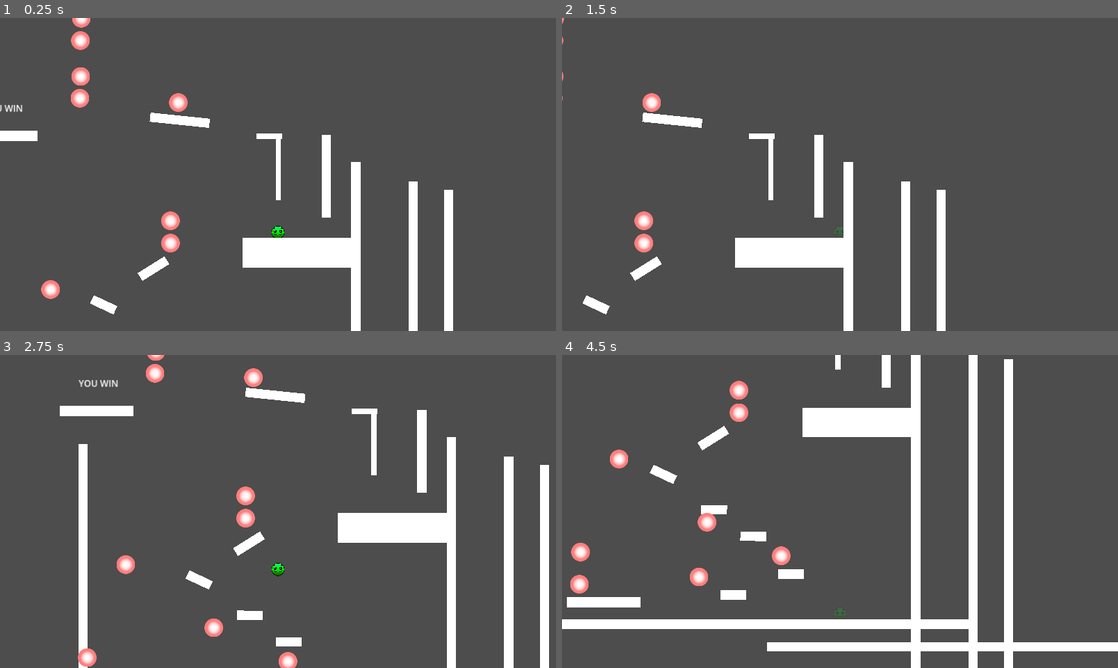
Above: before the commit, frames 1-4 (two rows, left to right).
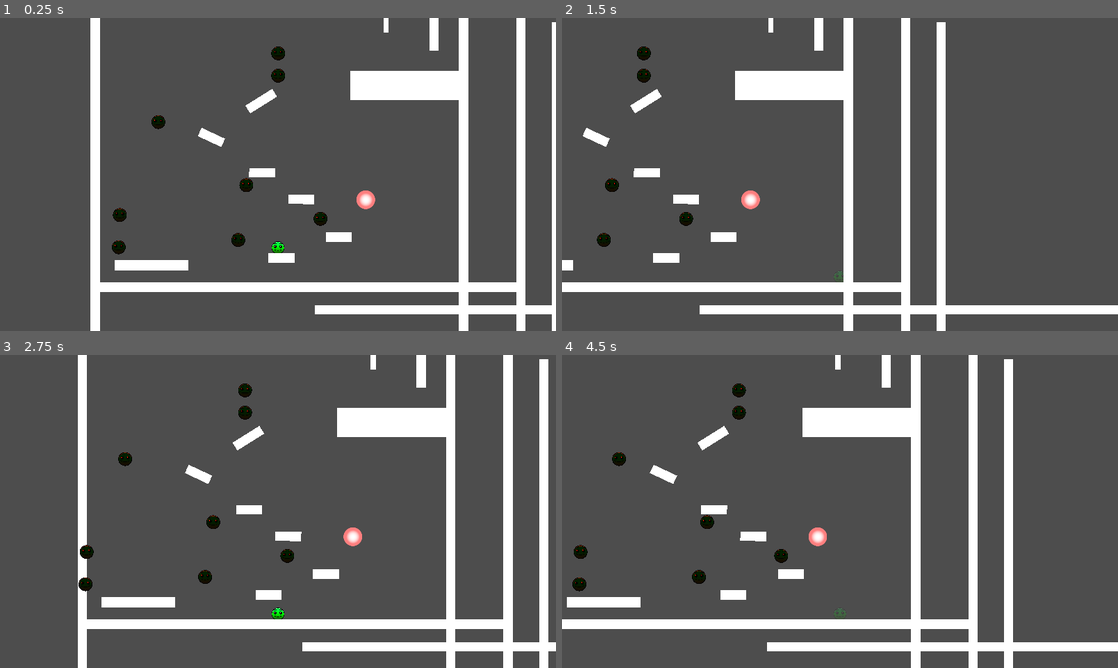
Above: after the commit, the same moments.

Repository: ReusableChopsticks/BreakoutBossfight
Game: Godot game, scene res://scenes/level_1/level.tscn
Two runs of this game, one before a commit and one after it. Both use one fixed random seed, a clock stepped at 60 frames per second and the inputs below.
Inputs:
- Up to frame 1 (0.25 s): no input
- Up to frame 2 (1.5 s): hold Right (move_right) from 0.53 s (still down); tap C (dash) at 0.6, 1.35 s; tap Z (jump) at 0.77 s
- Up to frame 3 (2.75 s): tap Z (jump) at 1.52 s; release Right (move_right) at 2.03 s; hold Left (move_left) from 2.03 s (still down); tap C (dash) at 2.1 s
- Up to frame 4 (4.5 s): release Left (move_left) at 2.78 s; hold Right (move_right) 2.78-4.28 s; tap C (dash) at 2.85, 3.6, 4.35 s; tap Z (jump) at 3.02, 3.77 s; hold Left (move_left) from 4.28 s (still down)

The runs differ from the first frame. In frame 1, 19% of the frame differs, in the area x 0-100%, y 0-100%; in frame 2, 14%; in frame 3, 15%; in frame 4, 1.4%.

Commit message:
hit/hurtbox + health components
not working yet tho. why???????

Diff:
--- a/BULLETBACKANDFORTH.tscn
+++ b/BULLETBACKANDFORTH.tscn
@@ -1,7 +1,8 @@
-[gd_scene load_steps=7 format=3 uid="uid://d0cc5xv8i4owg"]
+[gd_scene load_steps=8 format=3 uid="uid://d0cc5xv8i4owg"]
 
-[ext_resource type="Texture2D" uid="uid://btuyqbjlvg3sf" path="res://entities/projectiles/Bullet.png" id="1_yyxsa"]
 [ext_resource type="Script" path="res://scenes/level_1/Sprite2D.gd" id="2_2eolx"]
+[ext_resource type="Texture2D" uid="uid://kmd51y4qv6mg" path="res://entities/player/dg2kcv3-c10a0bcc-f58a-488d-ba93-6fc6ec166b02.png" id="2_t6e4e"]
+[ext_resource type="Script" path="res://components/hitbox_component.gd" id="3_326c5"]
 
 [sub_resource type="Animation" id="Animation_wlxeo"]
 length = 0.001
@@ -22,18 +23,6 @@
 "update": 0,
 "values": [Vector2(0, 0), Vector2(300, 0)]
 }
-tracks/1/type = "value"
-tracks/1/imported = false
-tracks/1/enabled = true
-tracks/1/path = NodePath("CollisionShape2D:position")
-tracks/1/interp = 2
-tracks/1/loop_wrap = true
-tracks/1/keys = {
-"times": PackedFloat32Array(0, 0.7),
-"transitions": PackedFloat32Array(1, 1),
-"update": 0,
-"values": [Vector2(0, 0), Vector2(300, 0)]
-}
 
 [sub_resource type="AnimationLibrary" id="AnimationLibrary_qwv8n"]
 _data = {
@@ -41,21 +30,24 @@
 "test": SubResource("Animation_ctaic")
 }
 
-[sub_resource type="CircleShape2D" id="CircleShape2D_282v0"]
-radius = 22.0907
+[sub_resource type="CircleShape2D" id="CircleShape2D_jf8gu"]
+radius = 23.1948
 
-[node name="Sprite2D" type="Area2D"]
+[node name="Sprite2D" type="Node2D"]
 script = ExtResource("2_2eolx")
 
 [node name="Sprite2D" type="Sprite2D" parent="."]
-texture = ExtResource("1_yyxsa")
+modulate = Color(1, 0.121569, 0, 1)
+scale = Vector2(0.04, 0.04)
+texture = ExtResource("2_t6e4e")
 
 [node name="AnimationPlayer" type="AnimationPlayer" parent="."]
 libraries = {
 "": SubResource("AnimationLibrary_qwv8n")
 }
 
-[node name="CollisionShape2D" type="CollisionShape2D" parent="."]
-shape = SubResource("CircleShape2D_282v0")
+[node name="HitboxComponent" type="Area2D" parent="."]
+script = ExtResource("3_326c5")
 
-[connection signal="body_entered" from="." to="." method="_on_body_entered"]
+[node name="CollisionShape2D" type="CollisionShape2D" parent="HitboxComponent"]
+shape = SubResource("CircleShape2D_jf8gu")
--- /dev/null
+++ b/components/attack.gd
@@ -0,0 +1,4 @@
+class_name Attack
+
+var attack_damage: int
+var attack_position: Vector2
--- /dev/null
+++ b/components/health_component.gd
@@ -0,0 +1,14 @@
+extends Node
+class_name HealthComponent
+
+@export var max_health: int = 100
+var health: int
+
+func _ready():
+	health = max_health
+
+func damage(attack: Attack):
+	health -= attack.attack_damage
+	print("HEALTH: " + str(health))
+	if health <= 0:
+		print("HEALTH COMPONENT ANNOUNCES I AM DEAD")
--- /dev/null
+++ b/components/health_component.tscn
@@ -0,0 +1,6 @@
+[gd_scene load_steps=2 format=3 uid="uid://cqi1nqkntnpql"]
+
+[ext_resource type="Script" path="res://components/health_component.gd" id="1_46dcc"]
+
+[node name="HealthComponent" type="Node"]
+script = ExtResource("1_46dcc")
--- /dev/null
+++ b/components/hitbox_component.gd
@@ -0,0 +1,15 @@
+extends Area2D
+class_name HitboxComponent
+
+@export var attack_damage: int = 1
+
+func _on_area_entered(area):
+	print("waaaah")
+	if area is HurtboxComponent:
+		var attack = Attack.new()
+		attack.attack_damage = attack_damage
+		area.damage(attack)
+
+
+func _on_body_entered(body):
+	print("THIS IS WRONG")
--- /dev/null
+++ b/components/hitbox_component.tscn
@@ -0,0 +1,9 @@
+[gd_scene load_steps=2 format=3 uid="uid://cfrxt4vfmroyh"]
+
+[ext_resource type="Script" path="res://components/hitbox_component.gd" id="1_8ffnc"]
+
+[node name="HitboxComponent" type="Area2D"]
+script = ExtResource("1_8ffnc")
+
+[connection signal="area_entered" from="." to="." method="_on_area_entered"]
+[connection signal="body_entered" from="." to="." method="_on_body_entered"]
--- /dev/null
+++ b/components/hurtbox_component.gd
@@ -0,0 +1,8 @@
+extends Area2D
+class_name HurtboxComponent
+
+@export var health_component: HealthComponent
+
+func damage(attack: Attack):
+	if health_component:
+		health_component.damage(attack)
--- /dev/null
+++ b/components/hurtbox_component.tscn
@@ -0,0 +1,6 @@
+[gd_scene load_steps=2 format=3 uid="uid://d0fobv6xejsab"]
+
+[ext_resource type="Script" path="res://components/hurtbox_component.gd" id="1_jm668"]
+
+[node name="HurtboxComponent" type="Area2D"]
+script = ExtResource("1_jm668")
--- a/entities/player/player.tscn
+++ b/entities/player/player.tscn
@@ -1,7 +1,9 @@
-[gd_scene load_steps=7 format=3 uid="uid://bmrdkjqxvde8w"]
+[gd_scene load_steps=10 format=3 uid="uid://bmrdkjqxvde8w"]
 
 [ext_resource type="Texture2D" uid="uid://kmd51y4qv6mg" path="res://entities/player/dg2kcv3-c10a0bcc-f58a-488d-ba93-6fc6ec166b02.png" id="1_ly0om"]
 [ext_resource type="Script" path="res://entities/player/player.gd" id="1_pe5m7"]
+[ext_resource type="PackedScene" uid="uid://d0fobv6xejsab" path="res://components/hurtbox_component.tscn" id="3_wxa5a"]
+[ext_resource type="PackedScene" uid="uid://cqi1nqkntnpql" path="res://components/health_component.tscn" id="4_xw0fu"]
 
 [sub_resource type="RectangleShape2D" id="RectangleShape2D_hs8eb"]
 size = Vector2(27.9024, 30.3902)
@@ -88,6 +90,9 @@
 "dash": SubResource("Animation_2jlfd")
 }
 
+[sub_resource type="CircleShape2D" id="CircleShape2D_u187l"]
+radius = 12.9227
+
 [node name="Player" type="CharacterBody2D"]
 scale = Vector2(0.931818, 0.931818)
 script = ExtResource("1_pe5m7")
@@ -104,17 +109,17 @@
 apex_x_multiplier = 1.143
 dash_velocity_multiplier = 3.0
 
+[node name="Camera2D" type="Camera2D" parent="."]
+offset = Vector2(0, -200)
+limit_bottom = 1100
+
 [node name="Sprite2D" type="Sprite2D" parent="."]
 scale = Vector2(0.04, 0.04)
 texture = ExtResource("1_ly0om")
 
-[node name="Hitbox" type="CollisionShape2D" parent="."]
+[node name="PlayerHitbox" type="CollisionShape2D" parent="."]
 position = Vector2(0, 5.19513)
 shape = SubResource("RectangleShape2D_hs8eb")
-
-[node name="Camera2D" type="Camera2D" parent="."]
-offset = Vector2(0, -200)
-limit_bottom = 1100
 
 [node name="Timers" type="Node" parent="."]
 
@@ -154,6 +159,14 @@
 "": SubResource("AnimationLibrary_0rr4b")
 }
 
+[node name="HurtboxComponent" parent="." node_paths=PackedStringArray("health_component") instance=ExtResource("3_wxa5a")]
+health_component = NodePath("../HealthComponent")
+
+[node name="CollisionShape2D" type="CollisionShape2D" parent="HurtboxComponent"]
+shape = SubResource("CircleShape2D_u187l")
+
+[node name="HealthComponent" parent="." instance=ExtResource("4_xw0fu")]
+
 [connection signal="timeout" from="Timers/JumpHoldTimer" to="." method="_on_jump_hold_timer_timeout"]
 [connection signal="timeout" from="Timers/CoyoteTimer" to="." method="_on_coyote_timer_timeout"]
 [connection signal="timeout" from="Timers/BufferTimer" to="." method="_on_buffer_timer_timeout"]
--- /dev/null
+++ b/entities/projectiles/bullet_base.gd
@@ -0,0 +1,5 @@
+extends CharacterBody2D
+class_name BulletBase
+
+# where the bullet will be instantiated
+var spawn_pos
--- /dev/null
+++ b/entities/projectiles/bullet_base.tscn
@@ -0,0 +1,18 @@
+[gd_scene load_steps=4 format=3 uid="uid://bm8hpd35b4y32"]
+
+[ext_resource type="Script" path="res://entities/projectiles/bullet_base.gd" id="1_btje1"]
+[ext_resource type="Texture2D" uid="uid://btuyqbjlvg3sf" path="res://entities/projectiles/Bullet.png" id="1_c0405"]
+
+[sub_resource type="CircleShape2D" id="CircleShape2D_byhij"]
+radius = 31.5753
+
+[node name="bullet_base" type="CharacterBody2D"]
+position = Vector2(291, 193)
+script = ExtResource("1_btje1")
+metadata/_edit_group_ = true
+
+[node name="CollisionShape2D" type="CollisionShape2D" parent="."]
+shape = SubResource("CircleShape2D_byhij")
+
+[node name="Sprite2D" type="Sprite2D" parent="."]
+texture = ExtResource("1_c0405")
--- a/scenes/level_1/Sprite2D.gd
+++ b/scenes/level_1/Sprite2D.gd
@@ -1,4 +1,4 @@
-extends Area2D
+extends Node2D
 
 
 # Called when the node enters the scene tree for the first time.
@@ -12,9 +12,10 @@
 
 
 func _on_body_entered(body):
-	if body.name == "Player":
-		print("ow")
-		call_deferred("reset")
+	pass
+	#if body.name == "Player":
+		#print("ow")
+		#call_deferred("reset")
 
 func reset():
 	get_tree().reload_current_scene()
--- a/scenes/level_1/level.tscn
+++ b/scenes/level_1/level.tscn
@@ -1,13 +1,17 @@
-[gd_scene load_steps=4 format=3 uid="uid://c3txh2t24m8j8"]
+[gd_scene load_steps=7 format=3 uid="uid://c3txh2t24m8j8"]
 
 [ext_resource type="PackedScene" uid="uid://bmrdkjqxvde8w" path="res://entities/player/player.tscn" id="1_37hb1"]
 [ext_resource type="PackedScene" uid="uid://dk4abp6w1e7fu" path="res://scenes/wall.tscn" id="2_loud2"]
 [ext_resource type="PackedScene" uid="uid://d0cc5xv8i4owg" path="res://BULLETBACKANDFORTH.tscn" id="3_708g1"]
+[ext_resource type="PackedScene" uid="uid://bm8hpd35b4y32" path="res://entities/projectiles/bullet_base.tscn" id="4_6ixpf"]
+[ext_resource type="Script" path="res://components/hitbox_component.gd" id="5_khwkk"]
+
+[sub_resource type="RectangleShape2D" id="RectangleShape2D_ghsr5"]
 
 [node name="Level" type="Node2D"]
 
 [node name="Player" parent="." instance=ExtResource("1_37hb1")]
-position = Vector2(1003, -21)
+position = Vector2(631, 602)
 move_speed = 500
 max_fall_velocity = 1000
 apex_grav_multiplier = 0.815
@@ -93,6 +97,11 @@
 rotation = 1.5708
 scale = Vector2(0.160305, 1.12449)
 
+[node name="LeftWall22" parent="." instance=ExtResource("2_loud2")]
+position = Vector2(946, -841)
+rotation = 1.5708
+scale = Vector2(0.160305, 11.7245)
+
 [node name="Sprite2D" parent="." instance=ExtResource("3_708g1")]
 position = Vector2(444, 397)
 
@@ -139,3 +148,13 @@
 offset_bottom = -410.0
 theme_override_font_sizes/font_size = 31
 text = "YOU WIN"
+
+[node name="bullet_base" parent="." instance=ExtResource("4_6ixpf")]
+position = Vector2(934, 447)
+
+[node name="HitboxComponent" type="Area2D" parent="."]
+position = Vector2(673, 610)
+script = ExtResource("5_khwkk")
+
+[node name="CollisionShape2D" type="CollisionShape2D" parent="HitboxComponent"]
+shape = SubResource("RectangleShape2D_ghsr5")
